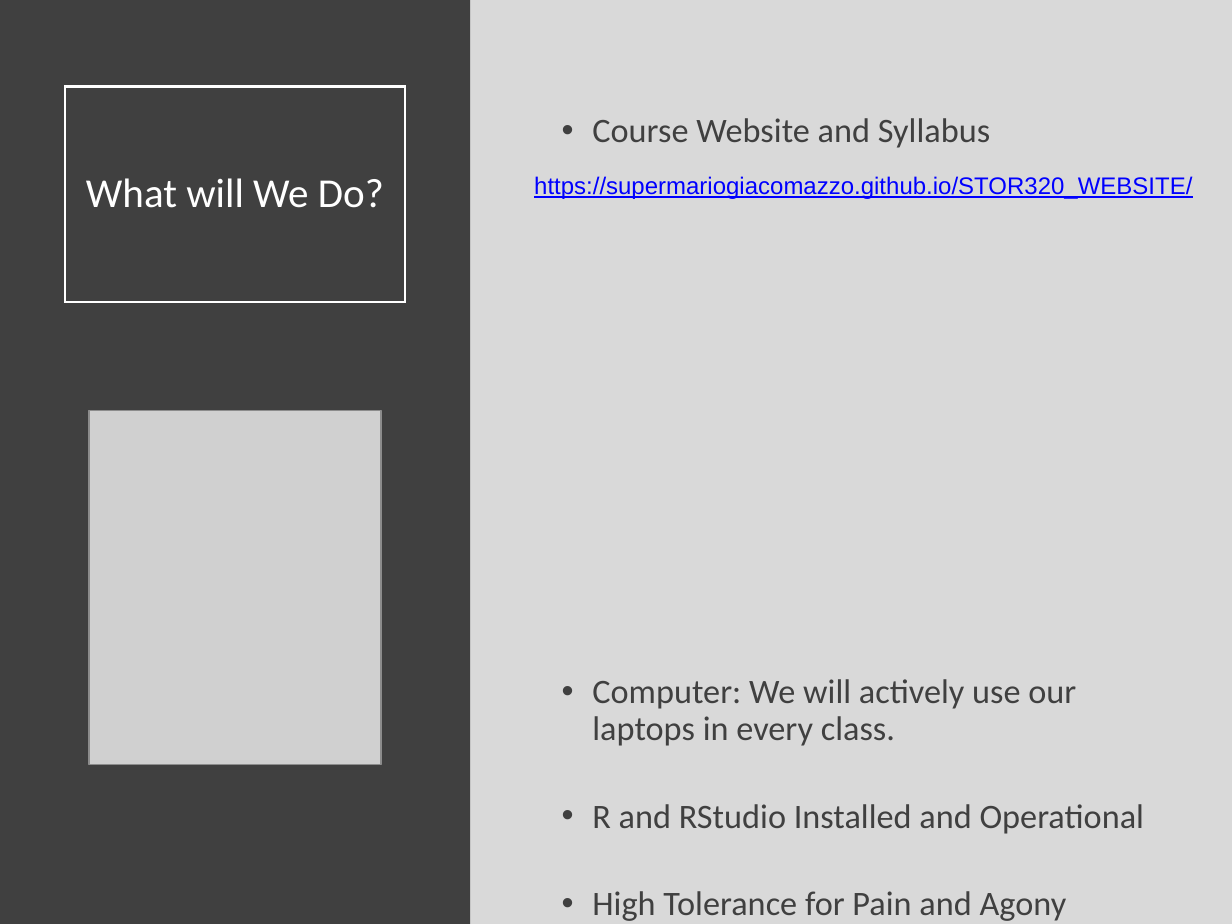
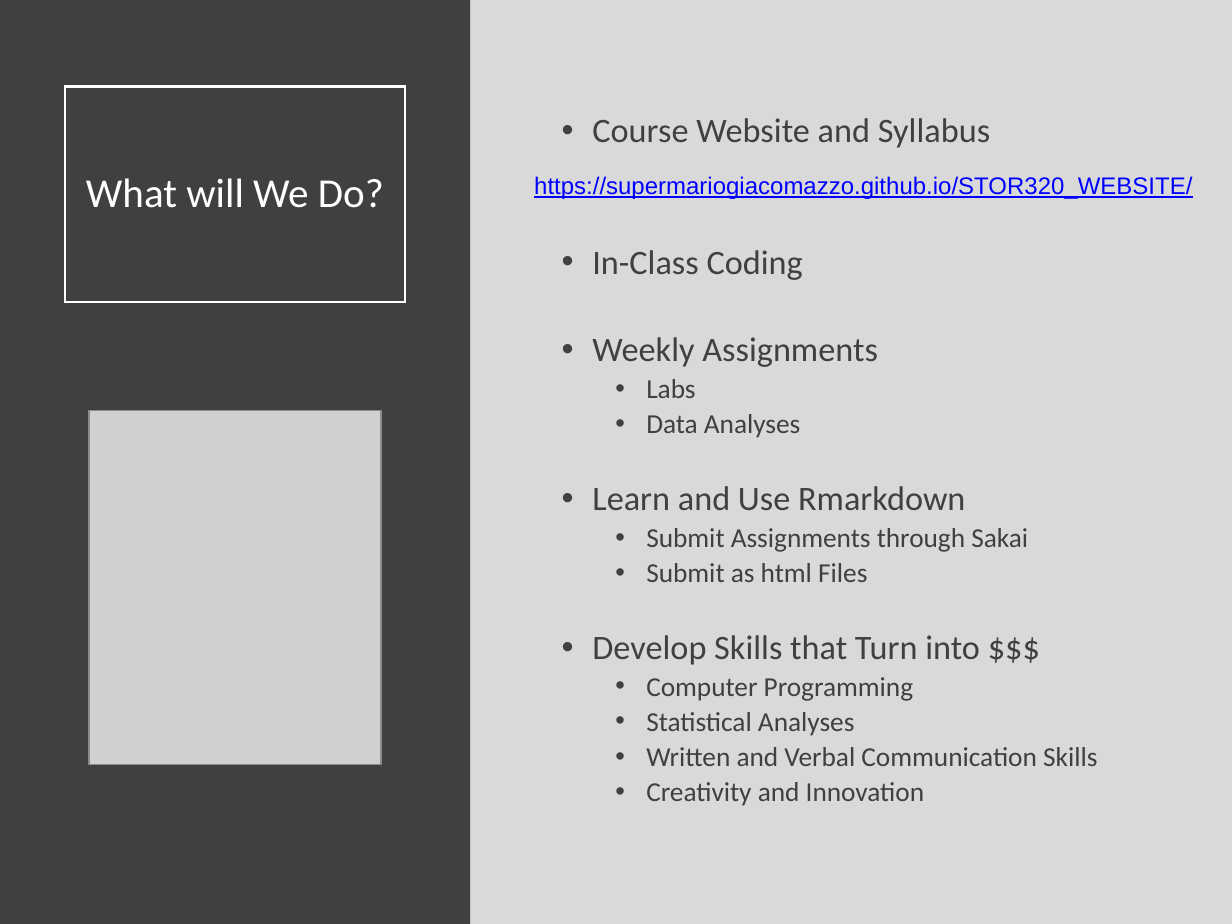
Before and after one commit to Yixf-Self/STOR320_WEBSITE, a slide deck: slide 6 of Lectures/Lecture 1/STOR 320 Lecture 1.pptx. Drawn at 1232x924 pixels with LibreOffice and Linux fonts; fonts in the diff are those of the drawing; grey boxes stand for pictures. Boxes give left, top, right and bottom in pixels: in the first picture for what was removed or moved away, otherwise in the second. Text is boxed around its words. In the diff, an @@ line names an element or a change of style, - is before the commit and + after.

Commit message:
CommitClass

```diff
--- a/Lectures/Lecture 1/STOR 320 Lecture 1.pptx
+++ b/Lectures/Lecture 1/STOR 320 Lecture 1.pptx
@@ text at (592, 250, 1097, 806): text changed; size 20 to 16 pt @@
-• Computer: We will actively use our laptops in every class.
-• R and RStudio Installed and Operational
-• High Tolerance for Pain and Agony
+• In-Class Coding
+• Weekly Assignments
+  • Labs
+  • Data Analyses
+• Learn and Use Rmarkdown
+  • Submit Assignments through Sakai
+  • Submit as html Files
+• Develop Skills that Turn into $$$
+  • Computer Programming
+  • Statistical Analyses
+  • Written and Verbal Communication Skills
+  • Creativity and Innovation
```
Also in this commit, not shown: 1 other slide changed, 2 slides added, 2 slides removed, 5 other files.
